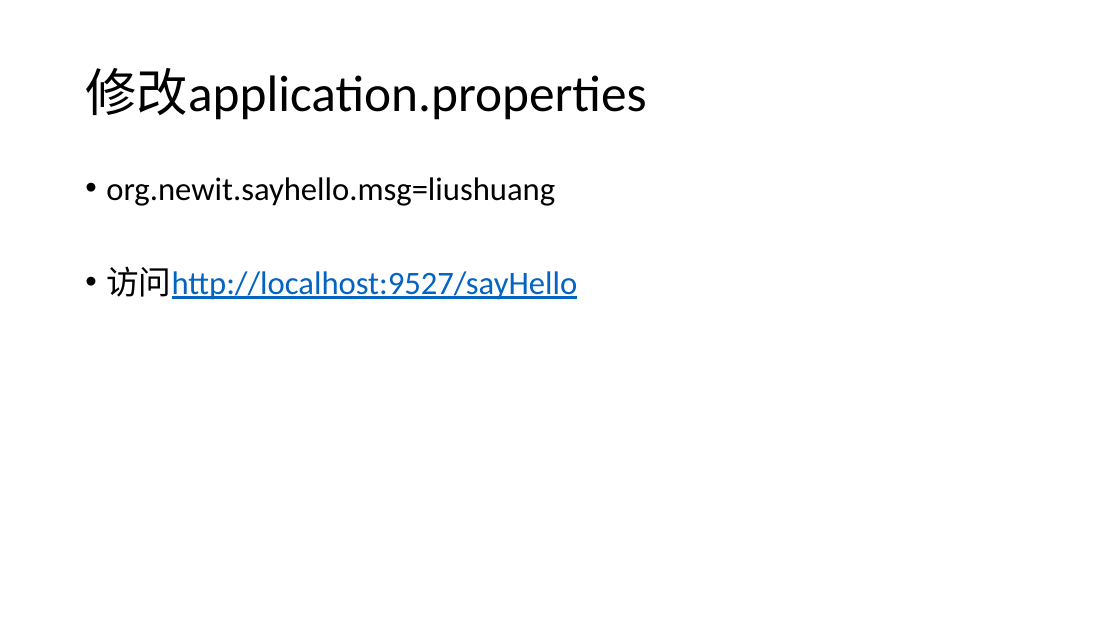
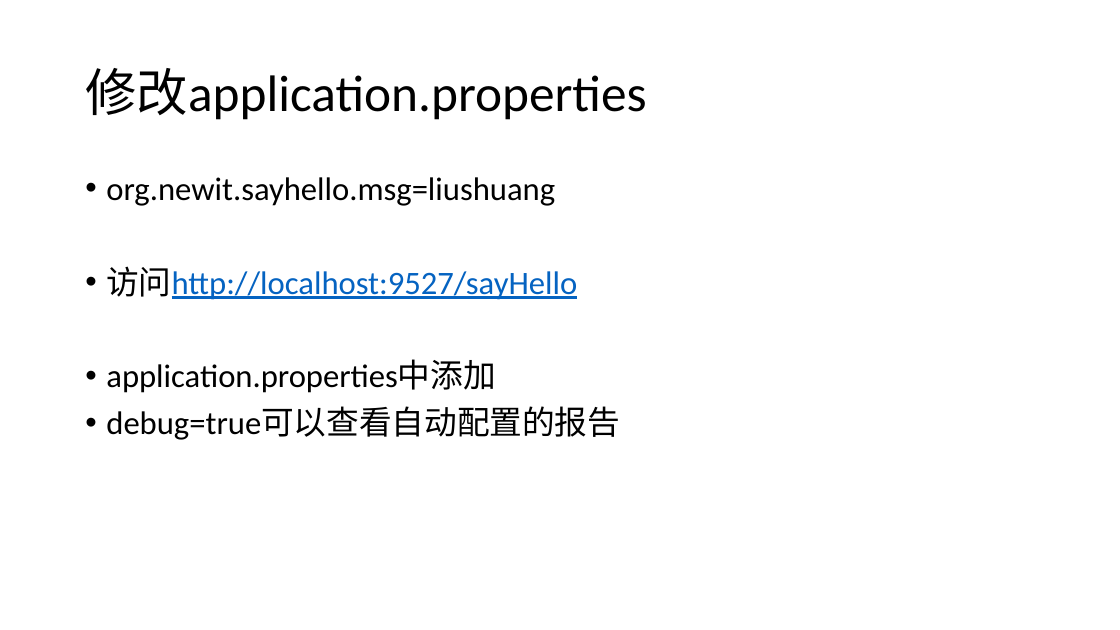
Before and after one commit to airuitian/MicroService, a slide deck: slide 25 of springboot/SpringBoot-2.pptx (slide 23 before the commit). Drawn at 1120x630 pixels with LibreOffice and Linux fonts; fonts in the diff are those of the drawing. Boxes give left, top, right and bottom in pixels: in the first picture for what was removed or moved away, otherwise in the second. Text is boxed around its words. In the diff, an @@ line names an element or a change of style, - is before the commit and + after.

```diff
--- a/springboot/SpringBoot-2.pptx
+++ b/springboot/SpringBoot-2.pptx
@@ text at (106, 361, 620, 440): paragraphs added @@
+• application.properties中添加
+• debug=true可以查看自动配置的报告
```
Also in this commit, not shown: 1 other slide changed, 2 slides added.
